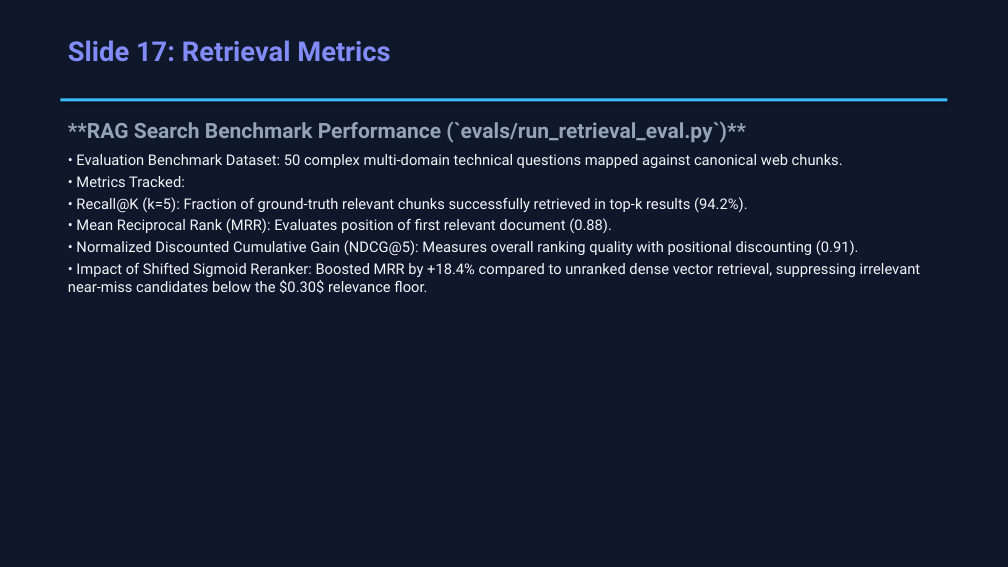
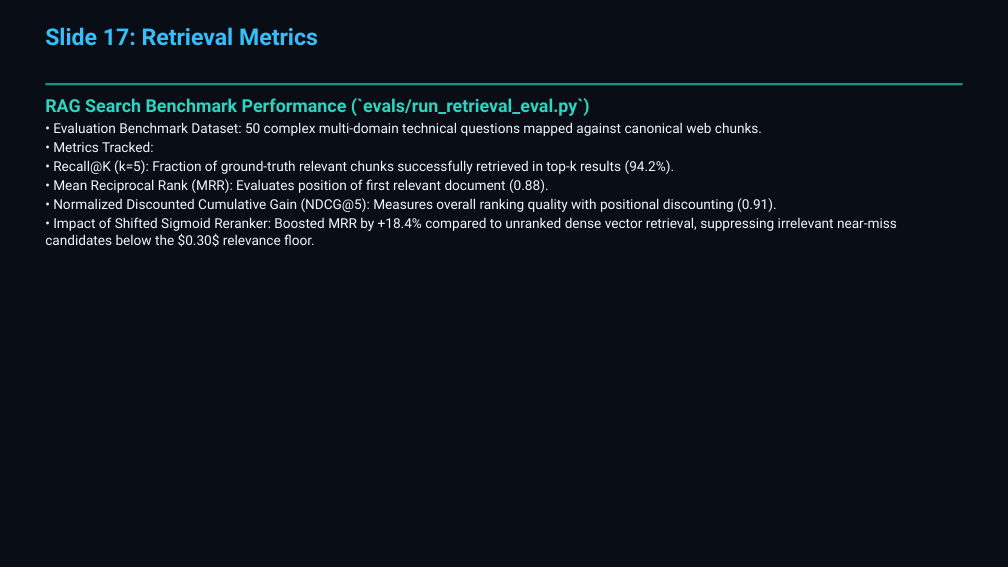
Before and after one commit to keshav9926/First-Impression-, a slide deck: slide 18 of presentation.pptx. Drawn at 1008x567 pixels with LibreOffice and Linux fonts; fonts in the diff are those of the drawing. Boxes give left, top, right and bottom in pixels: in the first picture for what was removed or moved away, otherwise in the second. Text is boxed around its words. In the diff, an @@ line names an element or a change of style, - is before the commit and + after.

Commit message:
fix(presentation): update theme to Teal/Sky, fix slide overflow bounds, add links & presenter attribution (~ Keshav)

```diff
--- a/presentation.pptx
+++ b/presentation.pptx
@@ rectangle at [0, 0, 1008, 567]: fill #0F172A to #090D16 @@
@@ text "Slide 17: Retrieval Metrics": place and size @@
-text "Slide 17: Retrieval Metrics" at [68, 40, 390, 62]
+text "Slide 17: Retrieval Metrics" at [45, 27, 318, 46]
@@ text "Slide 17: Retrieval Metrics" at [45, 27, 318, 46]: size 26 to 22 pt, text colour #818CF8 to #38BDF8 @@
@@ rectangle: place and size @@
-rectangle at [60, 98, 948, 101]
+rectangle at [45, 83, 963, 85]
@@ rectangle at [45, 83, 963, 85]: fill #38BDF8 to #0D9488 @@
@@ text at [45, 98, 590, 116]: text changed; size 20 to 17 pt; text colour #94A3B8 to #2DD4BF @@
-**RAG Search Benchmark Performance (`evals/run_retrieval_eval.py`)**
+RAG Search Benchmark Performance (`evals/run_retrieval_eval.py`)
@@ text "RAG Search Benchmark Performance (`evals/run_retrieval_eval. ...": place and size @@
-text "RAG Search Benchmark Performance (`evals/run_retrieval_eval. ..." at [68, 121, 921, 294]
+text "RAG Search Benchmark Performance (`evals/run_retrieval_eval. ..." at [45, 98, 897, 247]
@@ text at [45, 122, 897, 247]: size 14 to 13 pt; less space between paragraphs @@
```
Also in this commit, not shown: 19 other slides changed, 3 other files.
